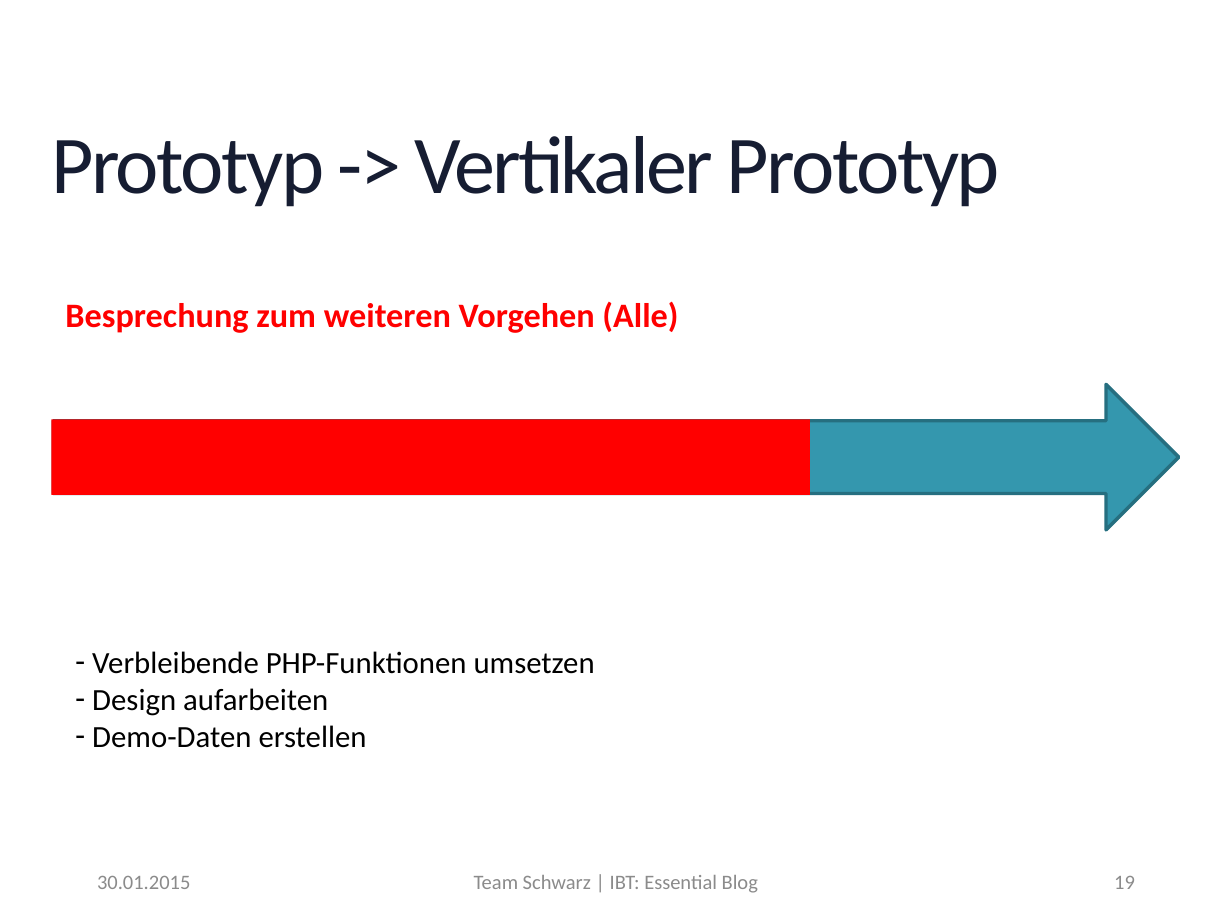
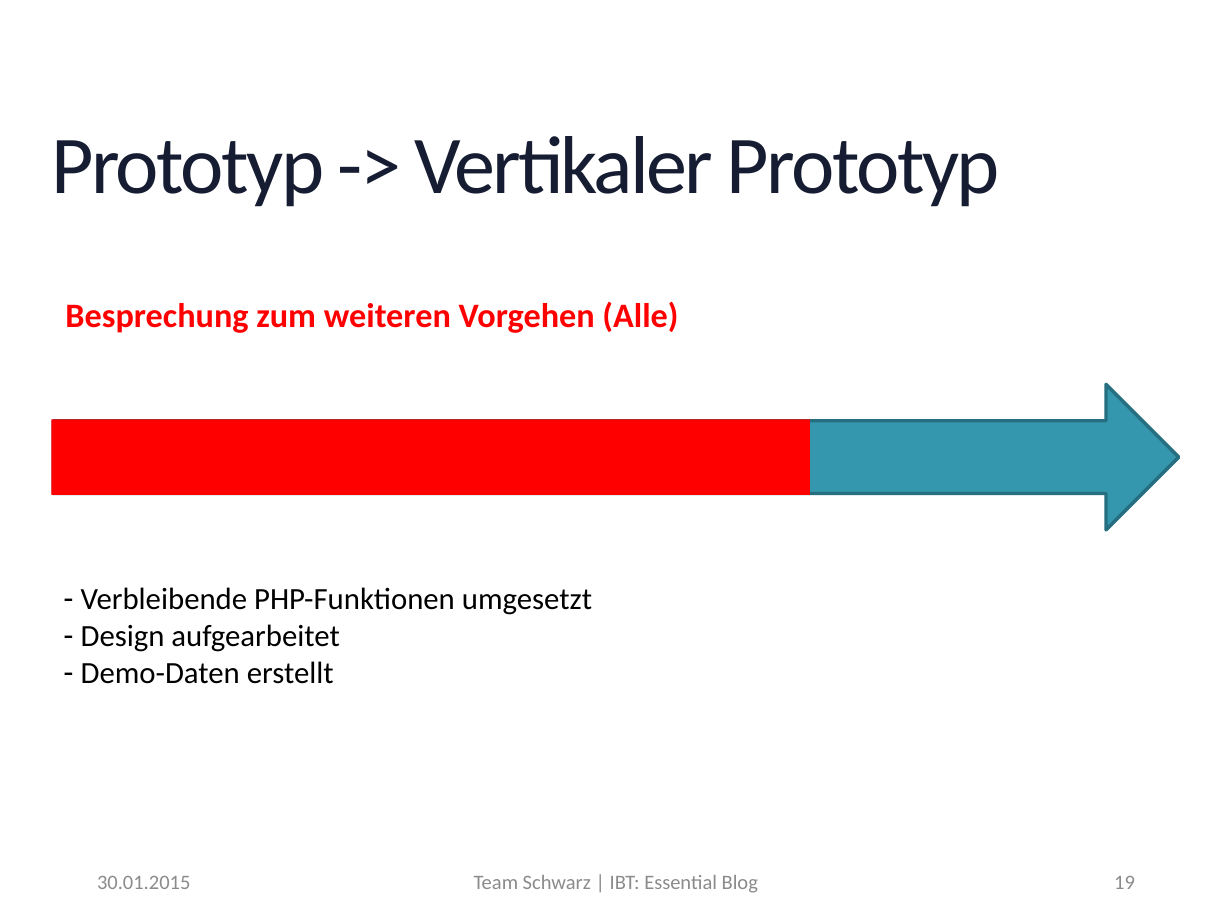
Before and after one commit to MrXXX92/EssentialBlog, a slide deck: slide 19 of Notizen/Präsentation_EssentialBlog.pptx. Drawn at 1232x924 pixels with LibreOffice and Linux fonts; fonts in the diff are those of the drawing; background and template pictures are left out. Boxes give left, top, right and bottom in pixels: in the first picture for what was removed or moved away, otherwise in the second. Text is boxed around its words. In the diff, an @@ line names an element or a change of style, - is before the commit and + after.

```diff
--- a/Notizen/Präsentation_EssentialBlog.pptx
+++ b/Notizen/Präsentation_EssentialBlog.pptx
@@ text at bbox=[81, 587, 592, 684]: text changed @@
-– Verbleibende PHP-Funktionen umsetzen
-– Design aufarbeiten
-– Demo-Daten erstellen
+– Verbleibende PHP-Funktionen umgesetzt
+– Design aufgearbeitet
+– Demo-Daten erstellt
```
Also in this commit, not shown: 7 other slides changed.
